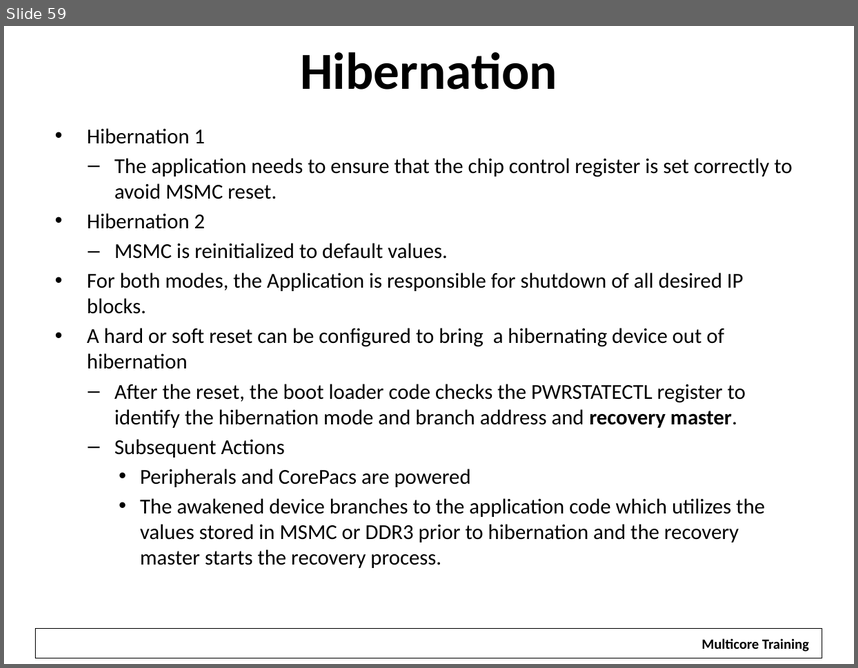
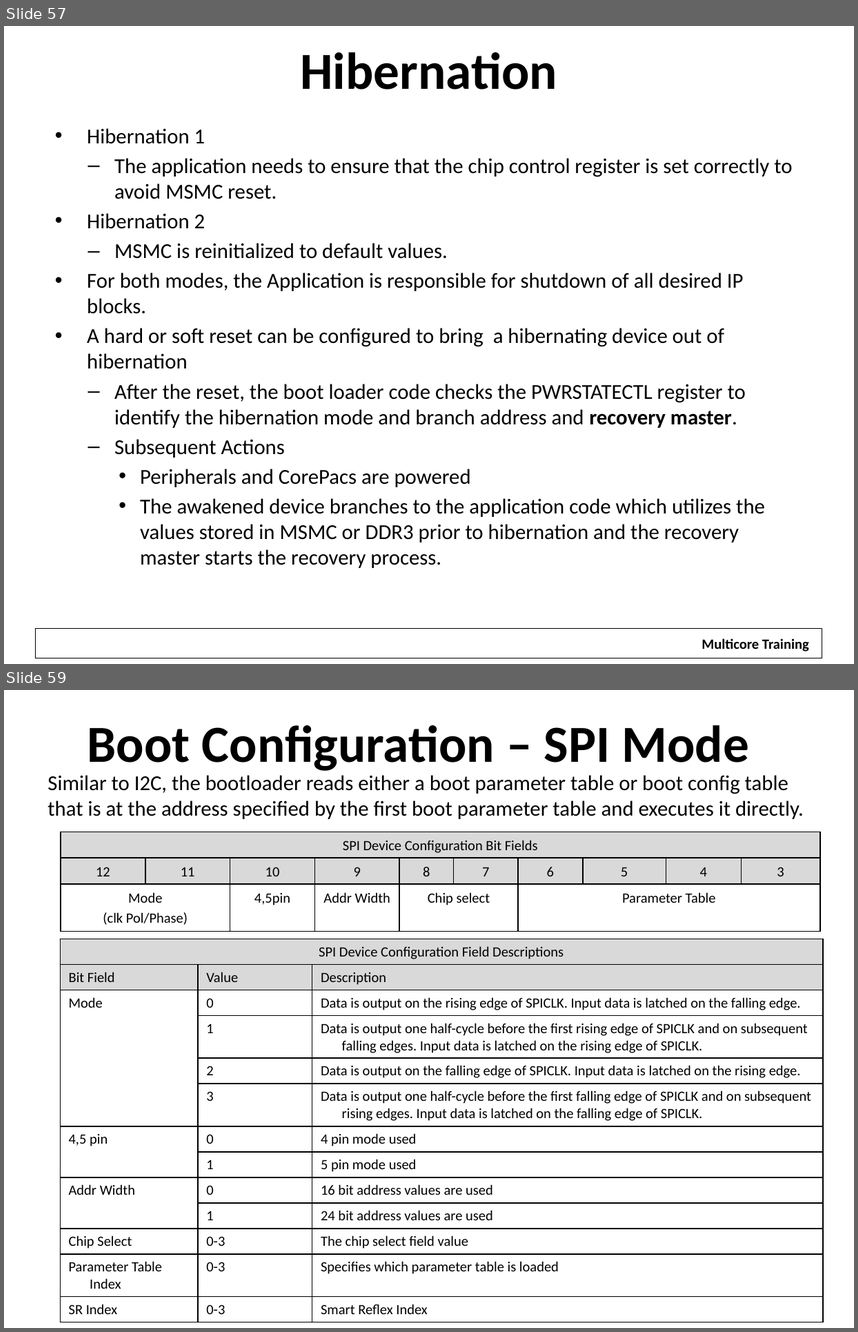
Before and after one commit to hari1989/keystone-workshop, a slide deck: preliminary/Working/presentations/KeyStone_2_ Bootloader_v2.pptx. Shown one above the other, each under a label of ours: slide 59 before the commit, slides 57 and 59 after it; the slides between them are not shown. The pictures are 858x668 and 858x1332 pixels, drawn with LibreOffice and Linux fonts; fonts in the diff are those of the drawing; background and template pictures are left out. Boxes give left, top, right and bottom in pixels: in the first picture for what was removed or moved away, otherwise in the second. Text is boxed around its words. In the diff, an @@ line names an element or a change of style, - is before the commit and + after.

```diff
--- a/preliminary/Working/presentations/KeyStone_2_ Bootloader_v2.pptx
+++ b/preliminary/Working/presentations/KeyStone_2_ Bootloader_v2.pptx
@@ slide 59 added at box(4, 690, 854, 1328), background #FFFFFF @@
@@ title added at box(87, 725, 749, 771), 44 pt, text #000000, bold @@
+Boot Configuration – SPI Mode
@@ text added at box(47, 775, 804, 819), 18 pt, text #000000 @@
+Similar to I2C, the bootloader reads either a boot parameter table or boot config table that is at the address specified by the first boot parameter table and executes it directly.
@@ table added at box(61, 832, 821, 931), 3 rows, 10 columns @@
+SPI Device Configuration Bit Fields |  |  |  |  |  |  |  |  | 
+12 | 11 | 10 | 9 | 8 | 7 | 6 | 5 | 4 | 3
+Mode / (clk Pol/Phase) |  | 4,5pin | Addr Width | Chip select |  | Parameter Table |  |  | 
@@ table added at box(60, 939, 824, 1321), 13 rows, 3 columns @@
+SPI Device Configuration Field Descriptions |  | 
+Bit Field | Value | Description
+Mode | 0 | Data is output on the rising edge of SPICLK. Input data is latched on the falling edge.
+ | 1 | Data is output one half-cycle before the first rising edge of SPICLK and on subsequent falling edges. Input data is latched on the rising edge of SPICLK.
+ | 2 | Data is output on the falling edge of SPICLK. Input data is latched on the rising edge.
+ | 3 | Data is output one half-cycle before the first falling edge of SPICLK and on subsequent rising edges. Input data is latched on the falling edge of SPICLK.
+4,5 pin | 0 | 4 pin mode used
+ | 1 | 5 pin mode used
+Addr Width | 0 | 16 bit address values are used
+ | 1 | 24 bit address values are used
+Chip Select | 0-3 | The chip select field value
+Parameter Table Index | 0-3 | Specifies which parameter table is loaded
+SR Index | 0-3 | Smart Reflex Index
@@ rectangle added at box(25, 1290, 826, 1323), fill #FFFFFF @@
@@ what was slide 59 is now slide 57 @@
```
Also in this commit, not shown: 12 slides changed, 7 other slides added, 2 slides removed.
